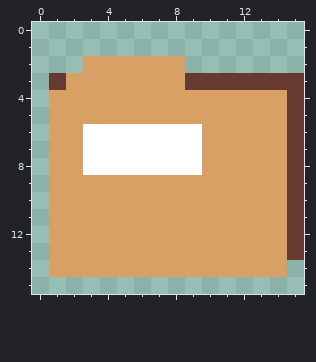
Pixel-art file -- aseprite/openfile16.aseprite. That is the earlier state.
16x16 pixels, 1 frame.
After the commit:
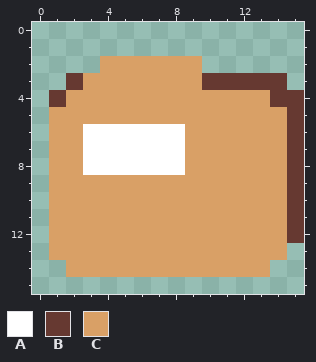
Palette (. is transparent): A #ffffff  B #663931  C #d9a066
From old to new:
y 2: x 3 C -> .; x 9 . -> C
y 3: x 1..2 BC -> .B; x 9 B -> C; x 15 B -> .
y 4: x 1 C -> B; x 14 C -> B
y 6..8: x 9 A -> C
y 13: x 15 B -> .
y 14: x 1 C -> .; x 14 C -> .
